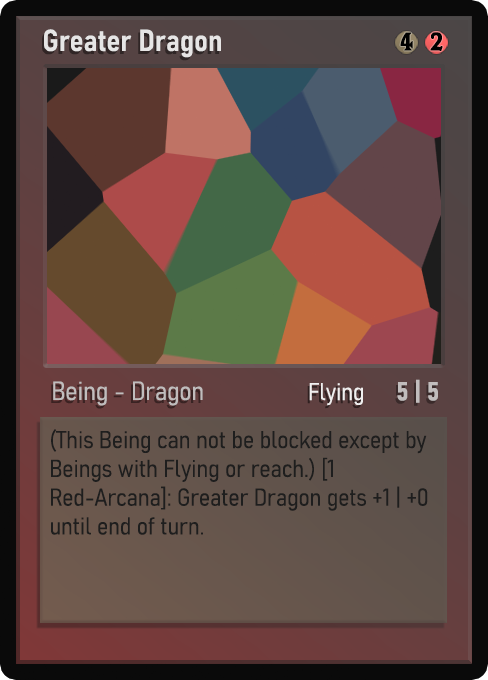
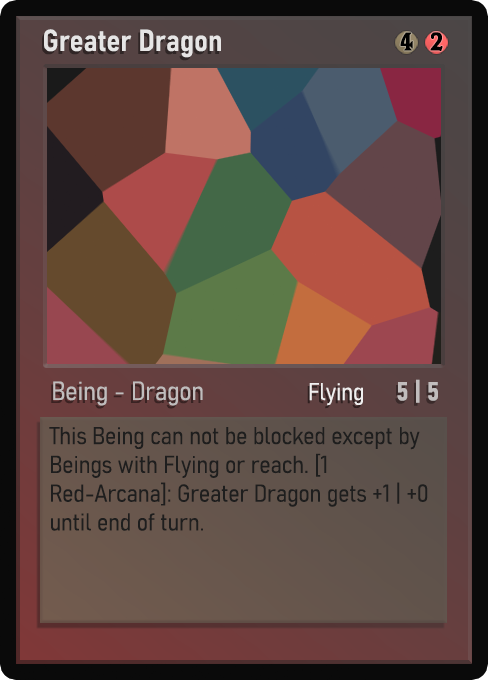
Revision of a layered 488 x 680 image; what changed, layer by layer:
painted on "Desc_norm" over [49, 427, 428, 535]
